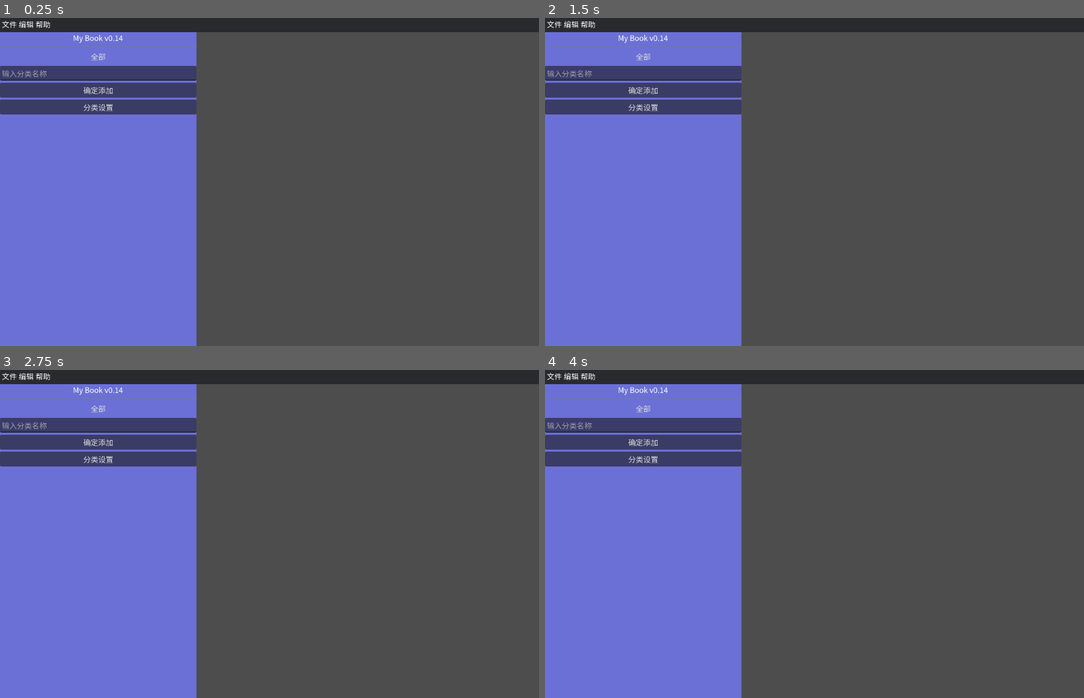
Above: before the commit, frames 1-4 (two rows, left to right).
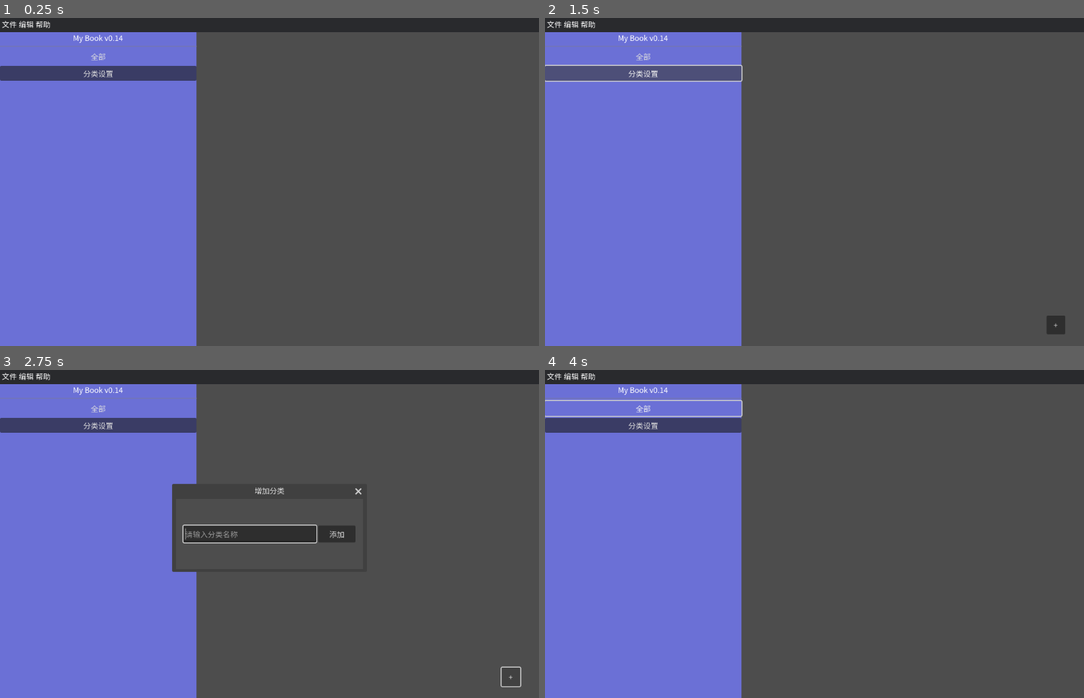
Above: after the commit, the same moments.

Repository: Yinguiqi/LifeLibrary
Game: Godot game, scene res://scenes/main.tscn
Same seed, same stepped clock (60 frames per second), same inputs: the game is played once before the commit and once after it. The engine's default icon, where the game draws it, is replaced by a stand-in: a white triangle on a blue panel in a dark square.
Inputs (mouse positions are in pixels of both pictures, inside the frame that each line leads up to):
- Up to frame 1 (0.25 s): no input
- Up to frame 2 (1.5 s): click (642, 90) at 0.5 s, where only the run before the commit has a clickable "确定添加"; click "分类设置" at 1.25 s
- Up to frame 3 (2.75 s): click (512, 678) at 2 s, where only the run after the commit has a clickable "+"
- Up to frame 4 (4 s): click (879, 534) at 2.75 s, where only the run after the commit has a clickable "添加"; click "全部" at 3.5 s

The runs differ from the first frame. In frame 1, 3.5% of the frame differs, in the area x 0-37%, y 15-30%; in frame 2, 4.1%; in frame 3, 6.4%, in the area x 0-97%, y 15-97%; in frame 4, 3.8%.

Commit message:
增加了分类设置的展示，把添加分类的功能移到分类设置的按钮，上一条锚点改动导致书架滑动功能失效

Diff:
--- /dev/null
+++ b/scenes/category_item.gd
@@ -0,0 +1,7 @@
+extends HBoxContainer
+
+
+@onready var name_label: Label = $NameLabel
+
+func set_name_text(text: String) -> void:
+	name_label.text = text
--- /dev/null
+++ b/scenes/category_item.tscn
@@ -0,0 +1,22 @@
+[gd_scene load_steps=2 format=3 uid="uid://bqdg7sjjakjlg"]
+
+[ext_resource type="Script" uid="uid://cndv3ndn482dt" path="res://scenes/category_item.gd" id="1_jqwx8"]
+
+[node name="CategoryItem" type="HBoxContainer"]
+script = ExtResource("1_jqwx8")
+
+[node name="NameLabel" type="Label" parent="."]
+layout_mode = 2
+text = "——类名"
+
+[node name="Spacer" type="Control" parent="."]
+layout_mode = 2
+size_flags_horizontal = 3
+
+[node name="RenameButton" type="Button" parent="."]
+layout_mode = 2
+text = "重命名"
+
+[node name="DeleteButton" type="Button" parent="."]
+layout_mode = 2
+text = "删除"
--- /dev/null
+++ b/scenes/group_manager.gd
@@ -0,0 +1,119 @@
+extends Control
+
+@onready var v_box_container: VBoxContainer = $VBoxContainer
+@onready var category_item: HBoxContainer = $VBoxContainer/CategoryItem
+@export var CATEGORY_ITEM_SCENE: PackedScene
+
+func _ready() -> void:
+	group_list()
+
+# 添加分组按钮
+func _on_add_category_button_pressed() -> void:
+	var window = Window.new()
+	window.title = "增加分类"
+	window.size = Vector2(400, 150)
+	window.unresizable = true
+
+	# ===== 外层：边距容器 =====
+	var margin = MarginContainer.new()
+	margin.add_theme_constant_override("margin_left", 16)
+	margin.add_theme_constant_override("margin_right", 16)
+	margin.add_theme_constant_override("margin_top", 16)
+	margin.add_theme_constant_override("margin_bottom", 16)
+	window.add_child(margin)
+
+	# 让 margin 撑满窗口
+	margin.anchor_right = 1
+	margin.anchor_bottom = 1
+
+	# ===== 垂直布局 =====
+	var vbox = VBoxContainer.new()
+	vbox.alignment = BoxContainer.ALIGNMENT_CENTER
+	vbox.size_flags_vertical = Control.SIZE_EXPAND_FILL
+	margin.add_child(vbox)
+
+	# ===== 水平布局 =====
+	var hbox = HBoxContainer.new()
+	hbox.alignment = BoxContainer.ALIGNMENT_CENTER
+	hbox.size_flags_horizontal = Control.SIZE_EXPAND_FILL
+	vbox.add_child(hbox)
+
+	# ===== 输入框 =====
+	var line_edit = LineEdit.new()
+	line_edit.placeholder_text = "请输入分类名称"
+	line_edit.size_flags_horizontal = Control.SIZE_EXPAND_FILL
+	line_edit.custom_minimum_size = Vector2(0, 36)
+	hbox.add_child(line_edit)
+
+	# ===== 搜索按钮 =====
+	var search_btn = Button.new()
+	search_btn.text = "添加"
+	search_btn.custom_minimum_size = Vector2(80, 36)
+	hbox.add_child(search_btn)
+
+	# ===== 信号 =====
+	search_btn.pressed.connect(func():
+		var group = line_edit.text.strip_edges()
+		if group != "":
+			# 检查分组是否已存在
+			if is_group_exists_in_config(group):
+				print("分组已存在: ", group)
+				return
+
+			save_group_to_config(group)
+			line_edit.text = ""  # 清空输入框
+			print("分组添加成功: ", group)
+		window.hide()
+		var manager = get_tree().get_first_node_in_group("category_manager")
+		manager.load_groups()
+	)
+
+	window.close_requested.connect(window.hide)
+
+	# ===== 添加到场景 =====
+	get_tree().root.add_child(window)
+	window.popup_centered()
+
+	line_edit.grab_focus()
+
+	line_edit.gui_input.connect(func(event):
+		if event is InputEventKey and event.pressed and event.keycode == KEY_ESCAPE:
+			window.hide()
+	)
+
+# 检查分组是否存在于配置文件中
+func is_group_exists_in_config(_group_name: String) -> bool:
+	var cfg = ConfigFile.new()
+	if cfg.load("user://config.ini") == OK:
+		if cfg.has_section("group"):
+			var keys = cfg.get_section_keys("group")
+			for key in keys:
+				var existing_group = cfg.get_value("group", key)
+				if existing_group == _group_name:
+					return true
+	return false
+
+# 保存分组到配置文件
+func save_group_to_config(group: String) -> void:
+	var cfg_save = ConfigFile.new()
+	cfg_save.load("user://config.ini")
+
+	# 查找下一个可用的键名
+	var index = 1
+	while cfg_save.has_section_key("group", str(index)):
+		index += 1
+
+	# 保存分组
+	cfg_save.set_value("group", str(index), group)
+	cfg_save.save("user://config.ini")
+
+func group_list():
+	var cfg = ConfigFile.new()
+	if cfg.load("user://config.ini") == OK and cfg.has_section("group"):
+		var keys = cfg.get_section_keys("group")
+		keys.reverse()
+		for key in keys:
+			var group = cfg.get_value("group", key)
+			var item := CATEGORY_ITEM_SCENE.instantiate()
+			v_box_container.add_child(item)
+			item.set_name_text(group)
--- /dev/null
+++ b/scenes/group_manager.tscn
@@ -0,0 +1,35 @@
+[gd_scene load_steps=3 format=3 uid="uid://c7a8g57npghfg"]
+
+[ext_resource type="Script" uid="uid://c4i3ha61n1cft" path="res://scenes/group_manager.gd" id="1_igoyd"]
+[ext_resource type="PackedScene" uid="uid://bqdg7sjjakjlg" path="res://scenes/category_item.tscn" id="2_ttbpb"]
+
+[node name="GroupManager" type="Control"]
+layout_mode = 3
+anchor_right = 1.001
+anchor_bottom = 1.0
+offset_left = 420.48
+offset_top = 30.1
+script = ExtResource("1_igoyd")
+CATEGORY_ITEM_SCENE = ExtResource("2_ttbpb")
+
+[node name="VBoxContainer" type="VBoxContainer" parent="."]
+layout_mode = 1
+anchors_preset = -1
+anchor_right = 0.9990001
+anchor_bottom = 1.0
+offset_right = 0.732605
+
+[node name="AddCategoryButton" type="Button" parent="."]
+layout_mode = 1
+anchors_preset = 3
+anchor_left = 1.0
+anchor_top = 1.0
+anchor_right = 1.0
+anchor_bottom = 1.0
+offset_left = -81.0
+offset_top = -65.0
+offset_right = -41.0
+offset_bottom = -25.0
+text = "+"
+
+[connection signal="pressed" from="AddCategoryButton" to="." method="_on_add_category_button_pressed"]
--- a/scenes/main.tscn
+++ b/scenes/main.tscn
@@ -15,7 +15,6 @@
 
 [node name="Main" type="Control"]
 layout_mode = 3
-anchors_preset = 15
 anchor_right = 1.0
 anchor_bottom = 1.0
 grow_horizontal = 2
@@ -78,7 +77,7 @@
 position = Vector2(577, 458)
 shape = SubResource("RectangleShape2D_0wfyh")
 
-[node name="Sidebar" type="PanelContainer" parent="."]
+[node name="Sidebar" type="PanelContainer" parent="." groups=["category_manager"]]
 layout_mode = 1
 anchors_preset = -1
 anchor_bottom = 1.0
@@ -104,14 +103,6 @@
 text = "全部
 "
 flat = true
-
-[node name="GroupName" type="LineEdit" parent="Sidebar/VBoxContainer"]
-layout_mode = 2
-placeholder_text = "输入分类名称"
-
-[node name="AddGroup" type="Button" parent="Sidebar/VBoxContainer"]
-layout_mode = 2
-text = "确定添加"
 
 [node name="Button" type="Button" parent="Sidebar/VBoxContainer"]
 layout_mode = 2
@@ -145,15 +136,6 @@
 size_flags_vertical = 0
 text = "关闭"
 
-[node name="Control" type="Control" parent="."]
-layout_mode = 1
-anchors_preset = 15
-anchor_right = 1.0
-anchor_bottom = 1.0
-grow_horizontal = 2
-grow_vertical = 2
-
 [connection signal="pressed" from="Sidebar/VBoxContainer/AllBook" to="Sidebar" method="_on_all_book_pressed"]
-[connection signal="pressed" from="Sidebar/VBoxContainer/AddGroup" to="Sidebar" method="_on_add_group_pressed"]
 [connection signal="pressed" from="Sidebar/VBoxContainer/Button" to="Sidebar" method="_on_button_pressed"]
 [connection signal="pressed" from="PanelContainer/CloseButton" to="." method="_on_close_3DMonitor_button_pressed"]
--- a/scenes/sidebar.gd
+++ b/scenes/sidebar.gd
@@ -1,13 +1,13 @@
 extends PanelContainer
 
 @onready var label: Label = $VBoxContainer/Label
-@onready var group_name: LineEdit = $VBoxContainer/GroupName
-@onready var add_group: Button = $VBoxContainer/AddGroup
 @onready var vbox: VBoxContainer = $VBoxContainer
 
 @onready var books_container: Control = $"../VBoxContainer/BooksContainer"
 @onready var BookScene := preload("res://scenes/book.tscn")
+@onready var GroupManager := preload("res://scenes/group_manager.tscn")
 
+var group_manager: Node = null
 
 func _ready() -> void:
 	load_groups()
@@ -51,47 +51,10 @@
 			vbox.move_child(button, i + 1)
 			break
 
-func _on_add_group_pressed() -> void:
-	var group = group_name.text.strip_edges()
-	if group != "":
-		# 检查分组是否已存在
-		if is_group_exists_in_config(group):
-			print("分组已存在: ", group)
-			return
-
-		save_group_to_config(group)
-		group_name.text = ""  # 清空输入框
-		print("分组添加成功: ", group)
-		load_groups()
-
-
-# 检查分组是否存在于配置文件中
-func is_group_exists_in_config(_group_name: String) -> bool:
-	var cfg = ConfigFile.new()
-	if cfg.load("user://config.ini") == OK:
-		if cfg.has_section("group"):
-			var keys = cfg.get_section_keys("group")
-			for key in keys:
-				var existing_group = cfg.get_value("group", key)
-				if existing_group == _group_name:
-					return true
-	return false
-
-# 保存分组到配置文件
-func save_group_to_config(group: String) -> void:
-	var cfg_save = ConfigFile.new()
-	cfg_save.load("user://config.ini")
-
-	# 查找下一个可用的键名
-	var index = 1
-	while cfg_save.has_section_key("group", str(index)):
-		index += 1
-
-	# 保存分组
-	cfg_save.set_value("group", str(index), group)
-	cfg_save.save("user://config.ini")
-
 func _get_books_by_group(group_name_: String):
+	if group_manager and is_instance_valid(group_manager):
+		group_manager.queue_free()
+		group_manager = null
 	var search_results = LibraryManager.get_books_by_group(group_name_)
 	# 1. 清空现有书架：释放所有子节点
 	for child in books_container.get_children():
@@ -120,20 +83,5 @@
 func _on_button_pressed() -> void:
 	for child in books_container.get_children():
 		child.queue_free()
-		var button = Button.new()
-		button.text = "操作"
-		button.custom_minimum_size = Vector2(80, 40)
-
-	# 使用预设的锚点布局
-		button.set_anchors_preset(Control.PRESET_TOP_RIGHT)
-
-	# 设置边距偏移
-		button.offset_left = 0
-		button.offset_right = 0
-		button.offset_top = 0
-		button.offset_bottom = 0
-
-	# 获取主场景根节点并添加按钮
-		var main_scene = get_tree().current_scene  # 当前活动场景
-		if main_scene:
-			main_scene.add_child(button)
+	group_manager = GroupManager.instantiate()
+	get_tree().root.add_child(group_manager)
Not shown, added: scenes/category_item.gd.uid
Not shown, added: scenes/group_manager.gd.uid
